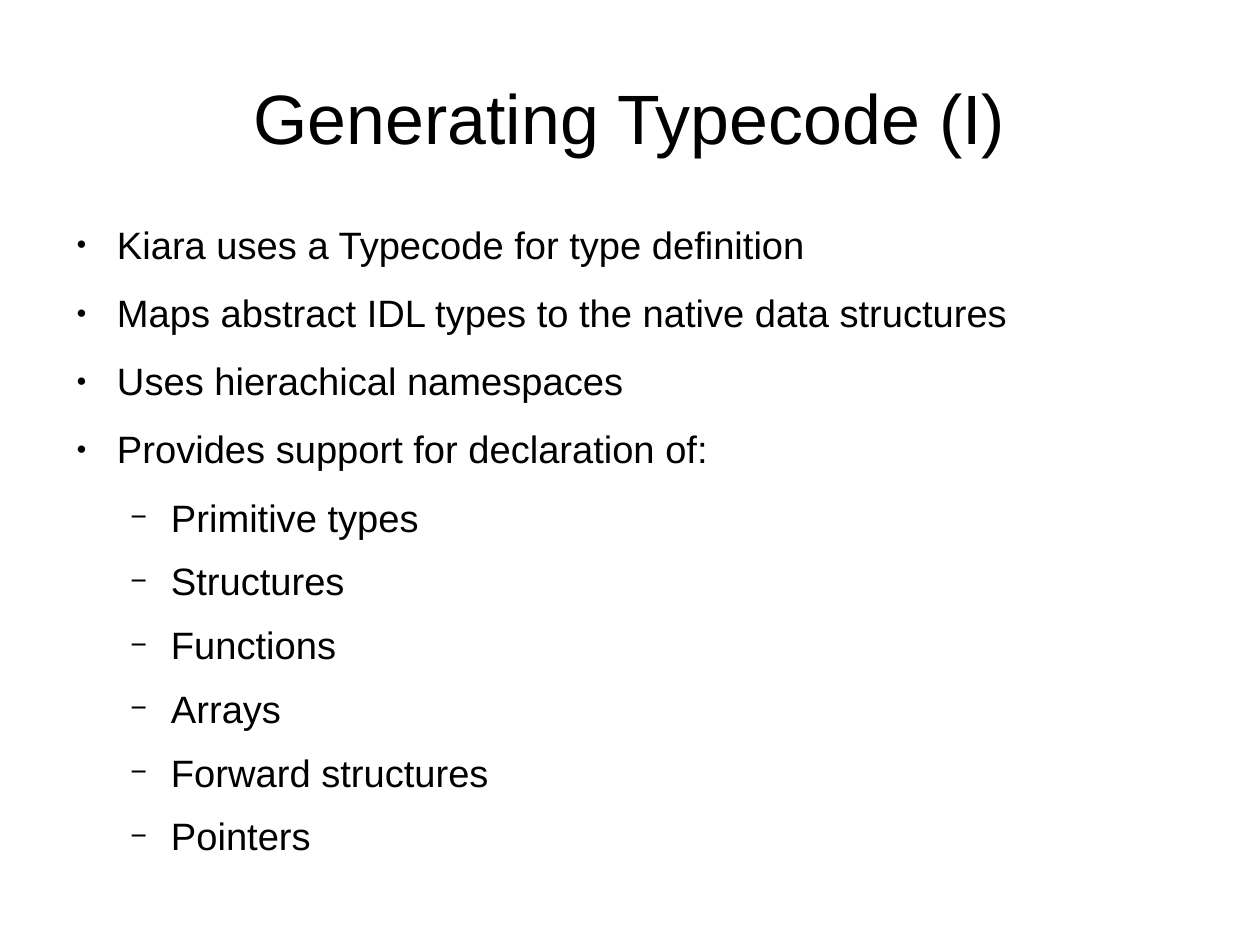
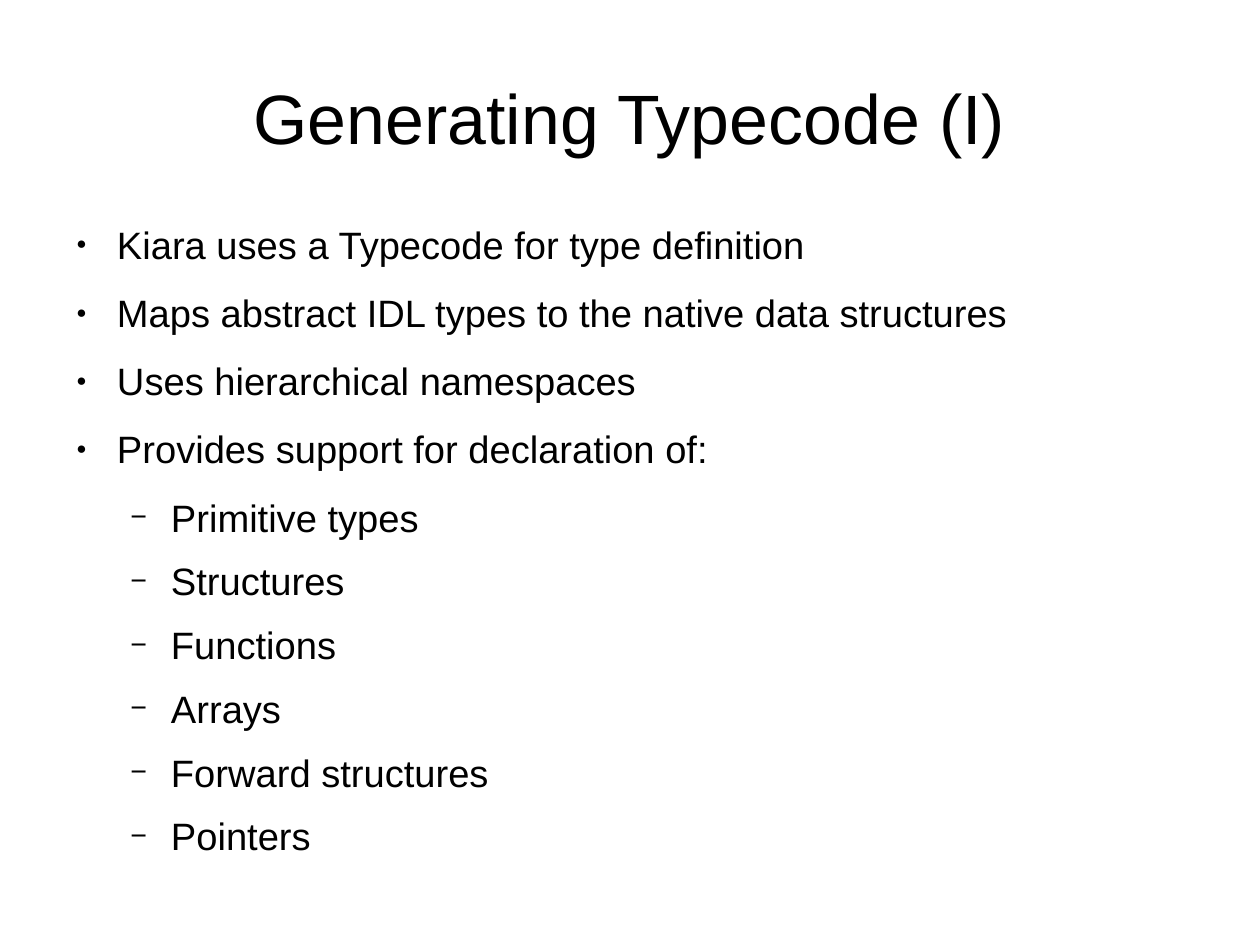
Before and after one commit to eProsima/Dynamic-Fast-Buffers, a slide deck: slide 6 of doc/DynamicFastBuffers.odp. Drawn at 1260x945 pixels with LibreOffice and Linux fonts; fonts in the diff are those of the drawing. Boxes give left, top, right and bottom in pixels: in the first picture for what was removed or moved away, otherwise in the second. Text is boxed around its words. In the diff, an @@ line names an element or a change of style, - is before the commit and + after.

```diff
--- a/doc/DynamicFastBuffers.odp
+++ b/doc/DynamicFastBuffers.odp
@@ text at (x1=117, y1=367, x2=636, y2=403): text changed @@
-● Uses hierachical namespaces
+● Uses hierarchical namespaces
```
Also in this commit, not shown: 1 other slide changed.
